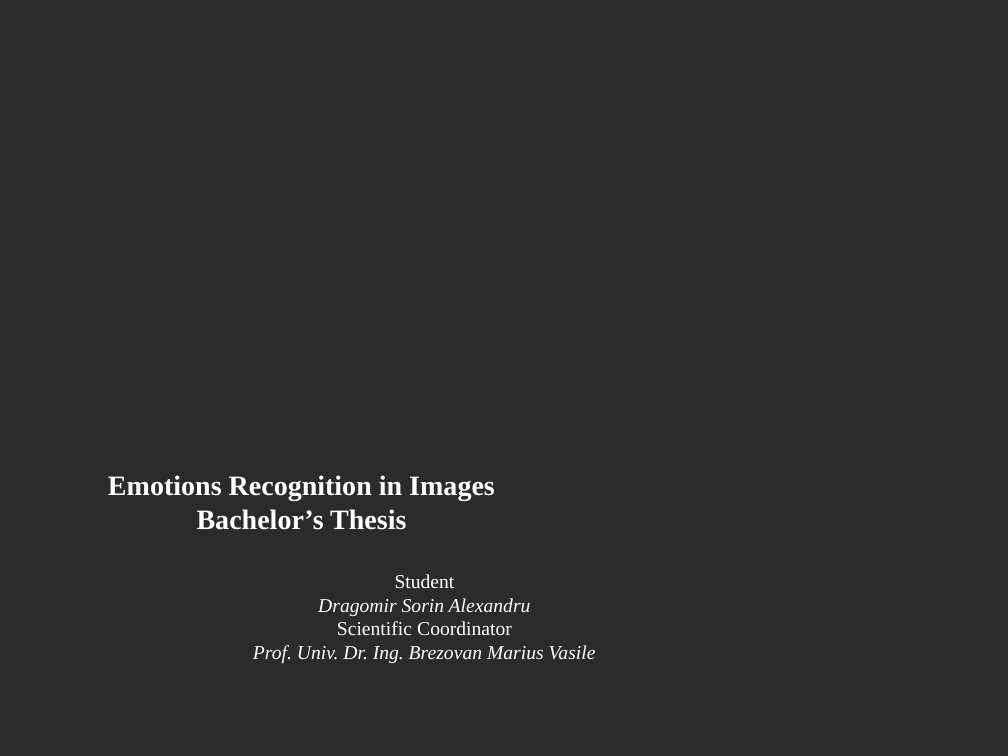
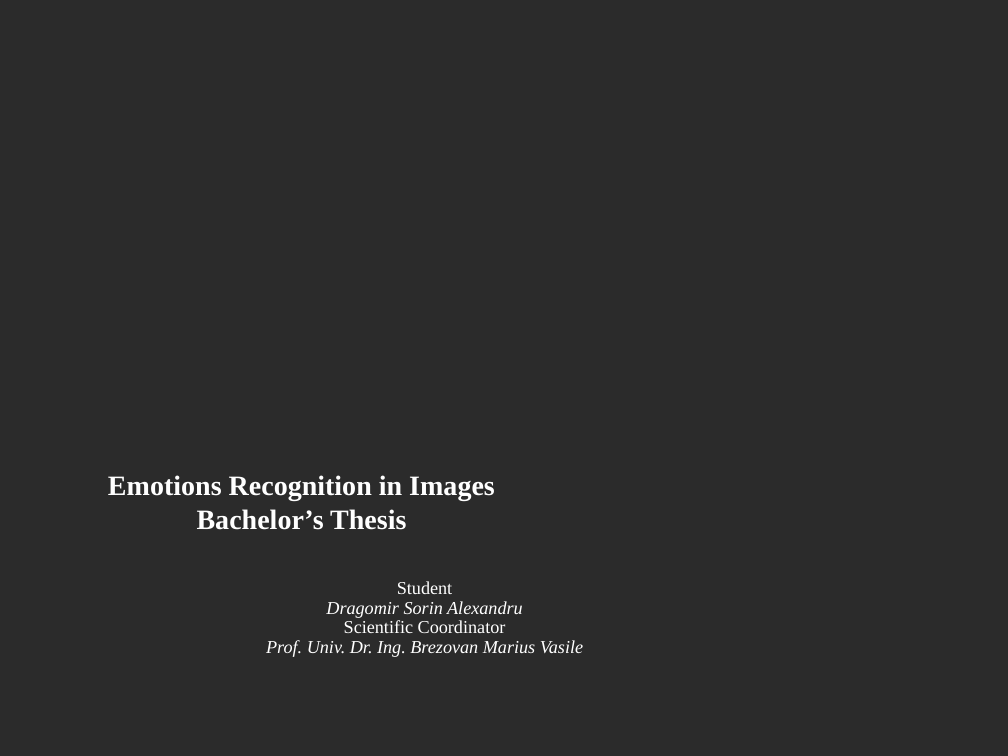
Before and after one commit to AlexSorinDragomir/EmotionalRecogntion, a slide deck: slide 1 of Bachelor's thesis.ppt. Drawn at 1008x756 pixels with LibreOffice and Linux fonts; fonts in the diff are those of the drawing; background and template pictures are left out; a plain dark background stands for a picture behind light text. Boxes give left, top, right and bottom in pixels: in the first picture for what was removed or moved away, otherwise in the second. Text is boxed around its words. In the diff, an @@ line names an element or a change of style, - is before the commit and + after.

```diff
--- a/Bachelor's thesis.ppt
+++ b/Bachelor's thesis.ppt
@@ text "Student" at [266, 581, 583, 657]: size 14 to 12.9 pt; line spacing 1 to 0.9 @@
```
Also in this commit, not shown: 2 other slides changed, 11 slides added.
